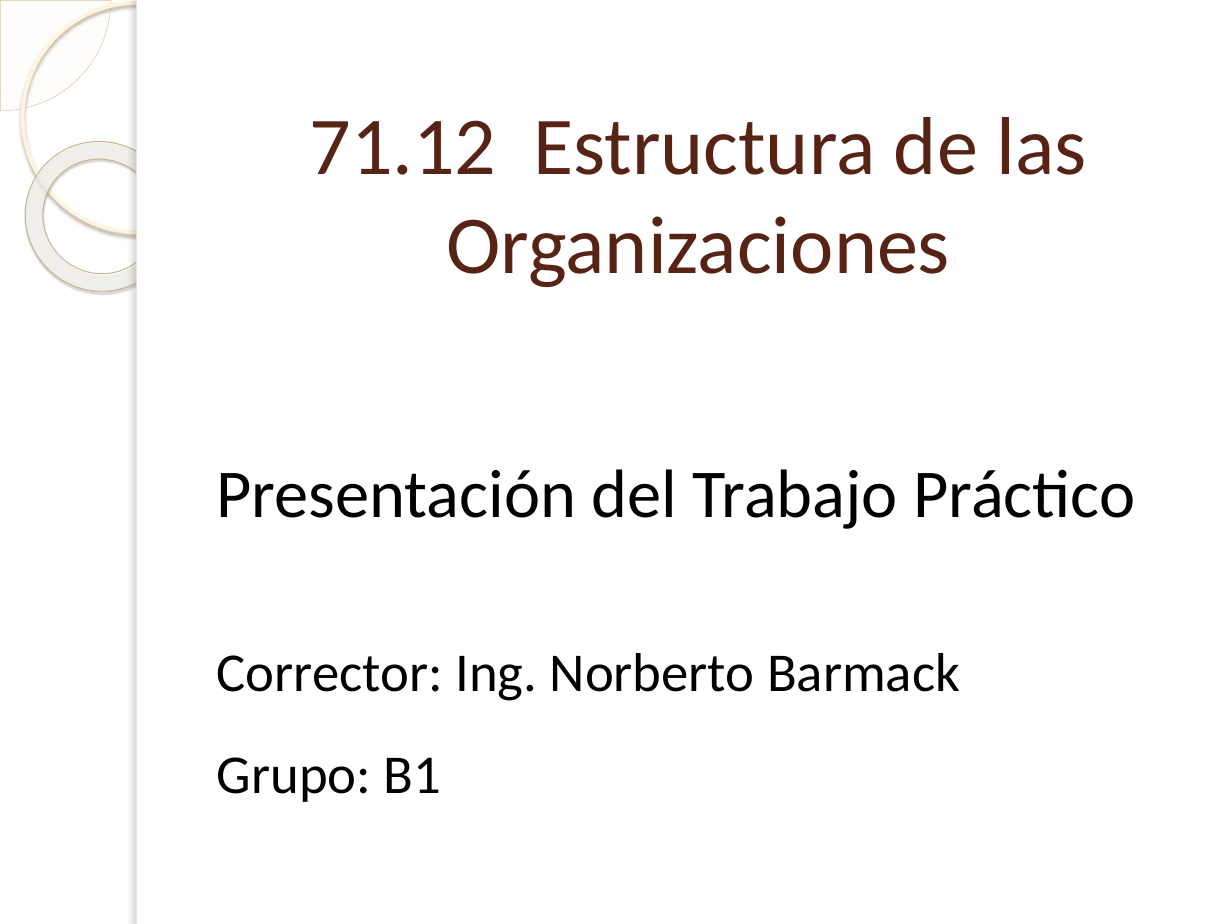
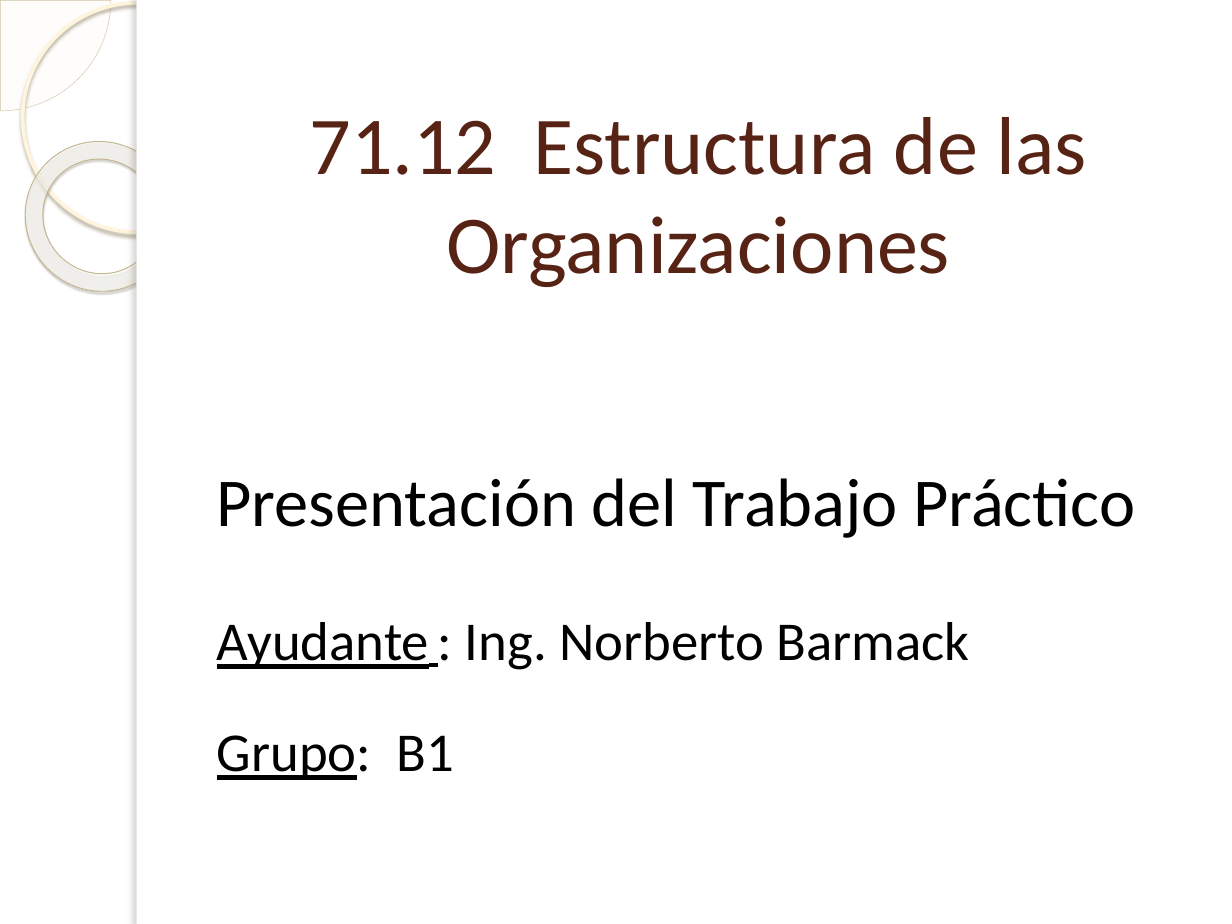
Before and after one commit to Bloodclot24/empresitas, a slide deck: slide 1 of Presentacion/Presentacion.pptx. Drawn at 1232x924 pixels with LibreOffice and Linux fonts; fonts in the diff are those of the drawing; background and template pictures are left out. Boxes give left, top, right and bottom in pixels: in the first picture for what was removed or moved away, otherwise in the second. Text is boxed around its words. In the diff, an @@ line names an element or a change of style, - is before the commit and + after.

```diff
--- a/Presentacion/Presentacion.pptx
+++ b/Presentacion/Presentacion.pptx
@@ text at (217, 478, 1135, 780): underline on in "Grupo:"; line spacing 0.9 to 1 @@
@@ text at (217, 622, 970, 670): text changed @@
-Corrector: Ing. Norberto Barmack
+Ayudante : Ing. Norberto Barmack
```
Also in this commit, not shown: 6 other slides changed, 6 slides added, 1 slide removed, 15 other files.
